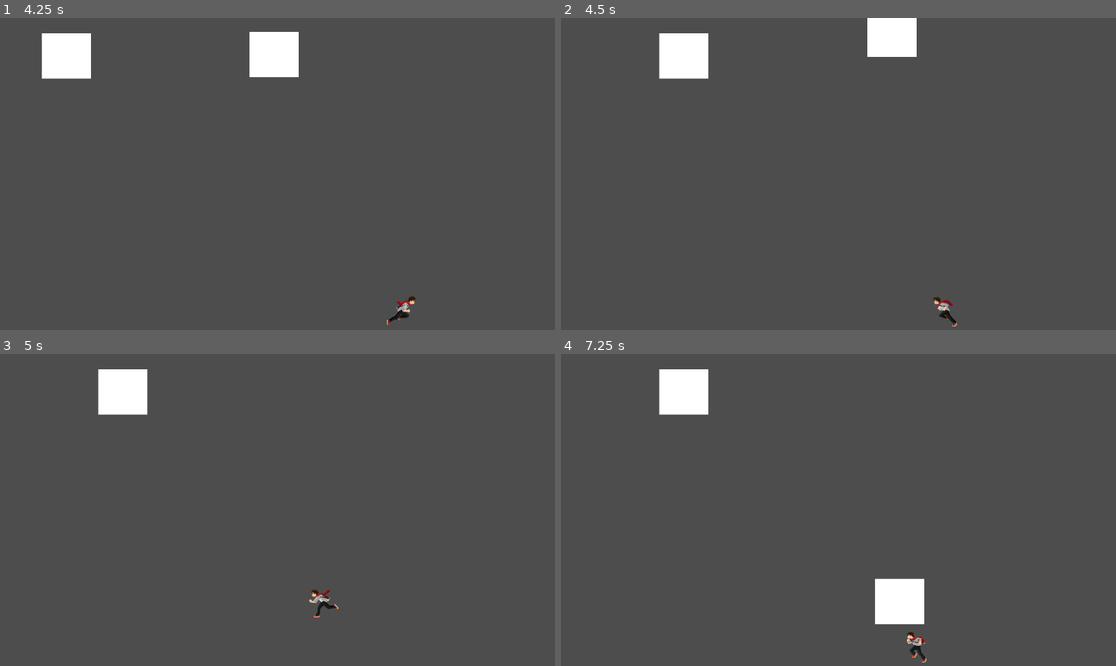
Above: before the commit, frames 1-4 (two rows, left to right).
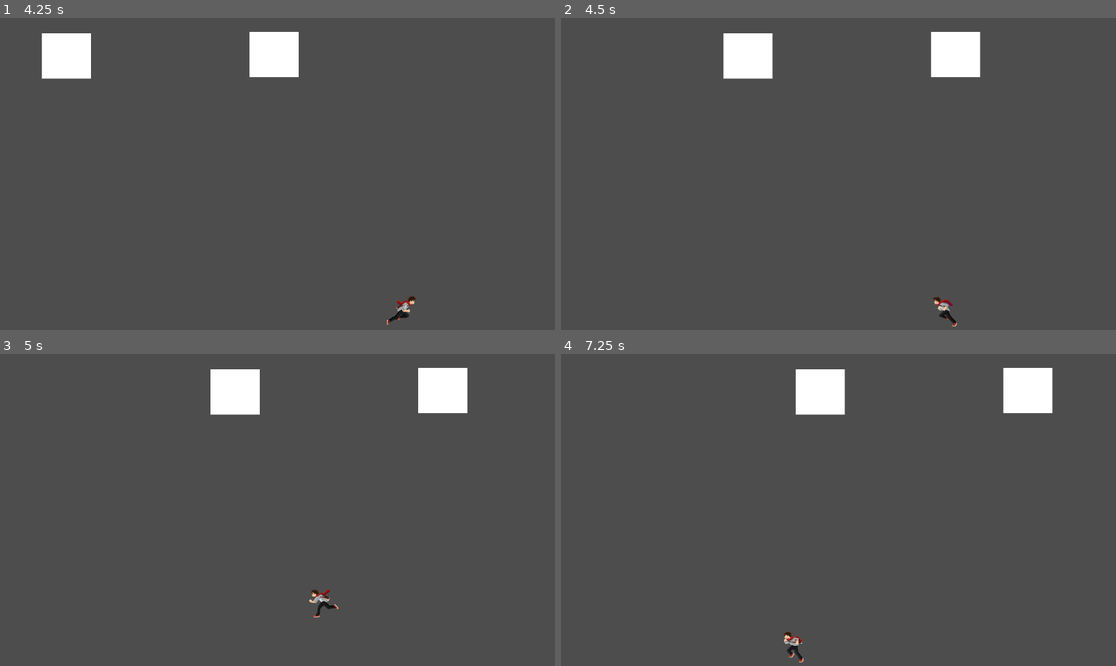
Above: after the commit, the same moments.

Repository: GuilhermeBisse/Tower-of-Death
Game: Godot game, scene res://Scenes/boss_room.tscn
The game is run twice, just before and just after one commit, with the same random seed, the same clock (stepped at 60 frames per second) and the same inputs. This scene is started directly instead of the project's main scene.
Inputs:
- Up to frame 1 (4.25 s): hold D (right) 0.53-2.03 s; tap J (attack) every 0.75 s from 0.6 to 3.6 s; tap Space (jump) at 0.77, 1.52, 3.02, 3.77 s; hold A (left) 2.03-2.78 s; hold D (right) from 2.78 s (still down)
- Up to frame 2 (4.5 s): release D (right) at 4.28 s; hold A (left) from 4.28 s (still down); tap J (attack) at 4.35 s
- Up to frame 3 (5 s): keep holding A (left); tap Space (jump) at 4.52 s
- Up to frame 4 (7.25 s): release A (left) at 5.03 s; hold D (right) 5.03-5.78 s; tap J (attack) at 5.1, 5.85, 6.6 s; hold A (left) from 5.78 s (still down); tap Space (jump) at 6.02, 6.77 s

Frame 1 is identical in both runs. In frame 2, 5.0% of the frame differs, in the area x 17-76%, y 0-20%; in frame 3, 3.9%; in frame 4, 5.6%, in the area x 17-89%, y 4-99%.
Error after the commit: Invalid operands 'float' and 'String' in operator '<'. (res://Scripts/Idle.gd:26)

Commit message:
Markov chain - Beggining ideia - without tests
I am trying to improve rng on boss

Diff:
--- a/Prefabs/first_boss.tscn
+++ b/Prefabs/first_boss.tscn
@@ -56,6 +56,50 @@
 "values": [Vector2(0, 0), Vector2(-5, -200), Vector2(-50, 0), Vector2(-70, 167), Vector2(-20, 517), Vector2(-20, 497), Vector2(-20, 517), Vector2(-20, 517), Vector2(0, 0)]
 }
 
+[sub_resource type="Animation" id="Animation_pe2rm"]
+resource_name = "LeftPush"
+length = 3.5
+tracks/0/type = "value"
+tracks/0/imported = false
+tracks/0/enabled = true
+tracks/0/path = NodePath("Left_Hand:position")
+tracks/0/interp = 1
+tracks/0/loop_wrap = true
+tracks/0/keys = {
+"times": PackedFloat32Array(0, 0.7, 1.1, 1.2, 1.3, 1.4, 1.5, 1.7, 1.9, 2.4, 3.5),
+"transitions": PackedFloat32Array(1, 12.996, 1, 1, 1, 1, 1, 1, 1, 1, 1),
+"update": 0,
+"values": [Vector2(0, 0), Vector2(-5, -200), Vector2(-50, 0), Vector2(-70, 167), Vector2(-20, 517), Vector2(-20, 497), Vector2(-20, 517), Vector2(-20, 517), Vector2(-30, 517), Vector2(700, 510), Vector2(0, 0)]
+}
+
+[sub_resource type="Animation" id="Animation_8ukyw"]
+resource_name = "PressAttack"
+length = 2.6
+tracks/0/type = "value"
+tracks/0/imported = false
+tracks/0/enabled = true
+tracks/0/path = NodePath("Left_Hand:position")
+tracks/0/interp = 1
+tracks/0/loop_wrap = true
+tracks/0/keys = {
+"times": PackedFloat32Array(0, 0.7, 1.1, 1.2, 1.3, 1.4, 1.5, 1.7, 2, 2.1, 2.6),
+"transitions": PackedFloat32Array(1, 12.996, 1, 1, 1, 1, 1, 1, 1, 1, 1),
+"update": 0,
+"values": [Vector2(0, 0), Vector2(-40, -200), Vector2(-50, 0), Vector2(-70, 167), Vector2(-20, 517), Vector2(-20, 497), Vector2(-20, 517), Vector2(-20, 517), Vector2(-40, 517), Vector2(170, 517), Vector2(0, 0)]
+}
+tracks/1/type = "value"
+tracks/1/imported = false
+tracks/1/enabled = true
+tracks/1/path = NodePath("Right_Hand:position")
+tracks/1/interp = 1
+tracks/1/loop_wrap = true
+tracks/1/keys = {
+"times": PackedFloat32Array(0, 0.7, 1.1, 1.2, 1.3, 1.4, 1.5, 1.7, 2, 2.1, 2.6),
+"transitions": PackedFloat32Array(1, 12.996, 1, 1, 1, 1, 1, 1, 1, 1, 1),
+"update": 0,
+"values": [Vector2(0, 0), Vector2(40, -200), Vector2(50, 0), Vector2(70, 167), Vector2(20, 517), Vector2(20, 497), Vector2(20, 517), Vector2(20, 517), Vector2(40, 517), Vector2(-170, 517), Vector2(0, 0)]
+}
+
 [sub_resource type="Animation" id="Animation_vd4in"]
 length = 0.001
 tracks/0/type = "value"
@@ -95,6 +139,22 @@
 "values": [Vector2(0, 0)]
 }
 
+[sub_resource type="Animation" id="Animation_gkv1e"]
+resource_name = "RightPush"
+length = 3.5
+tracks/0/type = "value"
+tracks/0/imported = false
+tracks/0/enabled = true
+tracks/0/path = NodePath("Right_Hand:position")
+tracks/0/interp = 1
+tracks/0/loop_wrap = true
+tracks/0/keys = {
+"times": PackedFloat32Array(0, 0.7, 1.1, 1.2, 1.3, 1.4, 1.5, 1.7, 1.9, 2.4, 3.5),
+"transitions": PackedFloat32Array(0.901249, 12.996, 1, 1, 1, 1, 1, 1, 1, 1, 1),
+"update": 0,
+"values": [Vector2(0, 0), Vector2(5, -200), Vector2(50, 0), Vector2(70, 167), Vector2(20, 517), Vector2(20, 497), Vector2(20, 517), Vector2(20, 517), Vector2(50, 517), Vector2(-700, 517), Vector2(0, 0)]
+}
+
 [sub_resource type="Animation" id="Animation_30bt2"]
 resource_name = "SincPunch"
 length = 5.0
@@ -121,66 +181,6 @@
 "transitions": PackedFloat32Array(1, 12.996, 1, 1, 1, 1, 1, 1, 1),
 "update": 0,
 "values": [Vector2(0, 0), Vector2(40, -200), Vector2(50, 0), Vector2(70, 167), Vector2(20, 517), Vector2(20, 497), Vector2(20, 517), Vector2(20, 517), Vector2(0, 0)]
-}
-
-[sub_resource type="Animation" id="Animation_pe2rm"]
-resource_name = "LeftPush"
-length = 3.5
-tracks/0/type = "value"
-tracks/0/imported = false
-tracks/0/enabled = true
-tracks/0/path = NodePath("Left_Hand:position")
-tracks/0/interp = 1
-tracks/0/loop_wrap = true
-tracks/0/keys = {
-"times": PackedFloat32Array(0, 0.7, 1.1, 1.2, 1.3, 1.4, 1.5, 1.7, 1.9, 2.4, 3.5),
-"transitions": PackedFloat32Array(1, 12.996, 1, 1, 1, 1, 1, 1, 1, 1, 1),
-"update": 0,
-"values": [Vector2(0, 0), Vector2(-5, -200), Vector2(-50, 0), Vector2(-70, 167), Vector2(-20, 517), Vector2(-20, 497), Vector2(-20, 517), Vector2(-20, 517), Vector2(-30, 517), Vector2(700, 510), Vector2(0, 0)]
-}
-
-[sub_resource type="Animation" id="Animation_gkv1e"]
-resource_name = "RightPush"
-length = 3.5
-tracks/0/type = "value"
-tracks/0/imported = false
-tracks/0/enabled = true
-tracks/0/path = NodePath("Right_Hand:position")
-tracks/0/interp = 1
-tracks/0/loop_wrap = true
-tracks/0/keys = {
-"times": PackedFloat32Array(0, 0.7, 1.1, 1.2, 1.3, 1.4, 1.5, 1.7, 1.9, 2.4, 3.5),
-"transitions": PackedFloat32Array(0.901249, 12.996, 1, 1, 1, 1, 1, 1, 1, 1, 1),
-"update": 0,
-"values": [Vector2(0, 0), Vector2(5, -200), Vector2(50, 0), Vector2(70, 167), Vector2(20, 517), Vector2(20, 497), Vector2(20, 517), Vector2(20, 517), Vector2(50, 517), Vector2(-700, 517), Vector2(0, 0)]
-}
-
-[sub_resource type="Animation" id="Animation_8ukyw"]
-resource_name = "PressAttack"
-length = 2.6
-tracks/0/type = "value"
-tracks/0/imported = false
-tracks/0/enabled = true
-tracks/0/path = NodePath("Left_Hand:position")
-tracks/0/interp = 1
-tracks/0/loop_wrap = true
-tracks/0/keys = {
-"times": PackedFloat32Array(0, 0.7, 1.1, 1.2, 1.3, 1.4, 1.5, 1.7, 2, 2.1, 2.6),
-"transitions": PackedFloat32Array(1, 12.996, 1, 1, 1, 1, 1, 1, 1, 1, 1),
-"update": 0,
-"values": [Vector2(0, 0), Vector2(-40, -200), Vector2(-50, 0), Vector2(-70, 167), Vector2(-20, 517), Vector2(-20, 497), Vector2(-20, 517), Vector2(-20, 517), Vector2(-40, 517), Vector2(170, 517), Vector2(0, 0)]
-}
-tracks/1/type = "value"
-tracks/1/imported = false
-tracks/1/enabled = true
-tracks/1/path = NodePath("Right_Hand:position")
-tracks/1/interp = 1
-tracks/1/loop_wrap = true
-tracks/1/keys = {
-"times": PackedFloat32Array(0, 0.7, 1.1, 1.2, 1.3, 1.4, 1.5, 1.7, 2, 2.1, 2.6),
-"transitions": PackedFloat32Array(1, 12.996, 1, 1, 1, 1, 1, 1, 1, 1, 1),
-"update": 0,
-"values": [Vector2(0, 0), Vector2(40, -200), Vector2(50, 0), Vector2(70, 167), Vector2(20, 517), Vector2(20, 497), Vector2(20, 517), Vector2(20, 517), Vector2(40, 517), Vector2(-170, 517), Vector2(0, 0)]
 }
 
 [sub_resource type="AnimationLibrary" id="AnimationLibrary_u0eui"]
--- a/Scripts/Idle.gd
+++ b/Scripts/Idle.gd
@@ -4,6 +4,9 @@
 var rng
 var is_attacking = false
 var attacks = ["SincPunch", "RightPunch", "LeftPunch", "LeftPush", "RightPush", "PressAttack"];
+var penalty = (100 / attacks.size()) / 4
+var attack_chance = [(100 / attacks.size()),100 / attacks.size(),100 / attacks.size(),100 / attacks.size(),100 / attacks.size(),100 / attacks.size()]
+
 func enter():
 	randomize()
 	super.enter()
@@ -19,8 +22,37 @@
 
 func transition():
 	if is_attacking:
-		attacks.shuffle()
-		get_parent().change_state(attacks.front())
+		var choice = randf_range(1,100)
+		if choice >= 0 and choice < attacks[0]:
+			get_parent().change_state("SincPunch")
+			attacks[0]-= penalty
+			for a in attack_chance:
+				if a==0:
+					continue
+				attack_chance[a]+=(penalty/attack_chance.size() - 1)
+		elif choice >= attack_chance[0] and choice < attack_chance[0] + attack_chance[1]:
+			get_parent().change_state("SincPunch")
+			attack_chance[1]-= penalty
+			for a in attack_chance:
+				if a==1:
+					continue
+				attack_chance[a]+=(penalty/attack_chance.size() - 1)
+		elif choice >= attack_chance[0] + attack_chance[1] and choice < attack_chance[0] + attack_chance[1] + attack_chance[3]:
+			get_parent().change_state("SincPunch")
+			attack_chance[2]-= penalty
+			for a in attack_chance:
+				if a==2:
+					continue
+				attack_chance[a]+=(penalty/attack_chance.size() - 1)
+
+		elif choice >= attack_chance[0] + attack_chance[1] and choice < attack_chance[0] + attack_chance[1] + attack_chance[3]:
+			get_parent().change_state("SincPunch")
+			attack_chance[3]-= penalty
+			for a in attack_chance:
+				if a==3:
+					continue
+				attack_chance[a]+=(penalty/attack_chance.size() - 1)
+
 func exit():
 	super.exit()
 	print("it stops idling")
